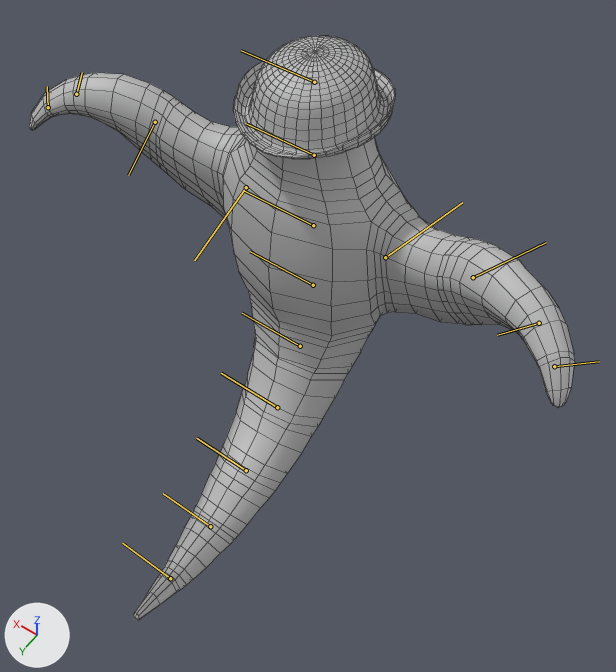
The FBX model Assets/_ParanormalEviction/_Animations/Ghost.fbx as it was, and as the next commit left it.
Camera for both pictures: a camera (50 mm lens) standing at (-0.924, 1.318, 3.046) and looking at (-0.129, 0.206, 1.298). Lighting does not change. The marker at lower left points along +X, +Y and +Z. Both versions are drawn at frame 36 of the action '_movement'; the numbers are the values there. The bones that bend it are drawn over the model as lines. Mesh edges are drawn as thin lines.

Objects in the first picture: 'Ghost'.
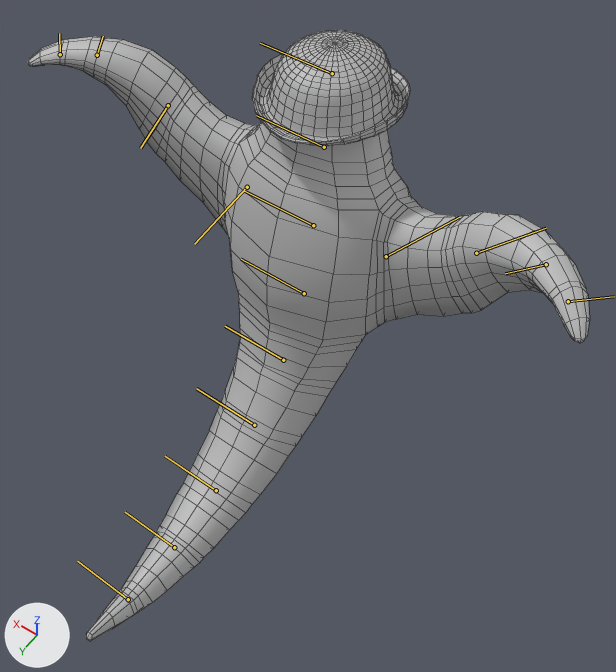
Pixel boxes [x1, y1, x2, y2] of what changed, in the pictures (616 x 672 px):
'Ghost', posed
    before: [29, 36, 575, 620]
    after: [28, 30, 590, 641]
bone 'Hat', root to tip
    before: (314, 82) to (241, 50)
    after: (332, 73) to (260, 43)
bone 'Sholder_L', root to tip
    before: (385, 257) to (462, 202)
    after: (386, 256) to (459, 217)
bone 'Elbow_L', root to tip
    before: (473, 277) to (546, 242)
    after: (476, 253) to (546, 228)
bone 'Hand_L', root to tip
    before: (554, 366) to (599, 361)
    after: (568, 301) to (614, 296)
bone 'Sholder_R', root to tip
    before: (246, 187) to (194, 260)
    after: (247, 187) to (194, 244)
bone 'Elbow_R', root to tip
    before: (155, 122) to (128, 175)
    after: (168, 105) to (140, 148)
bone 'Wrist_R', root to tip
    before: (76, 94) to (82, 72)
    after: (97, 55) to (103, 36)
bone 'Hand_R', root to tip
    before: (48, 107) to (47, 86)
    after: (60, 54) to (59, 33)

What changed in the scene script:
```text
Change bone_center:
    where bone_center = bpy.data.objects['Ghost_Base'].pose.bones['Center']
    bone_center.rotation_quaternion: (1.0, 0.0, 0.0, 0.0) -> (0.996, 0.0, 0.092, 0.0)  # degrees (0, 0, 0) -> degrees (0, 10, 0)
Change bone_hat:
    where bone_hat = bpy.data.objects['Ghost_Base'].pose.bones['Hat']  # child of 'Neck'
    bone_hat.location: (0.0, 0.0, 0.0) -> (1.3, 0.0, -0.8)
    bone_hat.rotation_quaternion: (1.0, 0.0, 0.0, 0.0) -> (0.998, 0.0, -0.061, 0.0)  # degrees (0, 0, 0) -> degrees (0, -7, 0)
Change bone_sholder_l:
    where bone_sholder_l = bpy.data.objects['Ghost_Base'].pose.bones['Sholder_L']  # child of 'Center'
    bone_sholder_l.rotation_quaternion: (0.995, -0.047, 0.0, -0.09) -> (0.993, -0.053, -0.061, -0.087)  # degrees (-5, 0, -10) -> degrees (-5, -8, -10)
Change bone_elbow_l:
    where bone_elbow_l = bpy.data.objects['Ghost_Base'].pose.bones['Elbow_L']  # child of 'Sholder_L'
    bone_elbow_l.rotation_quaternion: (0.995, -0.027, 0.0, -0.098) -> (0.993, -0.033, -0.061, -0.097)  # degrees (-3, 0, -11) -> degrees (-3, -7, -11)
Change bone_hand_l:
    where bone_hand_l = bpy.data.objects['Ghost_Base'].pose.bones['Hand_L']  # child of 'Wrist_L'
    bone_hand_l.rotation_quaternion: (0.995, 0.046, 0.0, -0.091) -> (0.993, 0.041, -0.061, -0.094)  # degrees (5, 0, -10) -> degrees (5, -7, -11)
Change bone_sholder_r:
    where bone_sholder_r = bpy.data.objects['Ghost_Base'].pose.bones['Sholder_R']  # child of 'Center'
    bone_sholder_r.rotation_quaternion: (0.995, 0.049, 0.0, 0.092) -> (0.993, 0.054, -0.061, 0.089)  # degrees (6, -1, 11) -> degrees (6, -8, 10)
Change bone_elbow_r:
    where bone_elbow_r = bpy.data.objects['Ghost_Base'].pose.bones['Elbow_R']  # child of 'Sholder_R'
    bone_elbow_r.rotation_quaternion: (0.995, 0.028, 0.0, 0.101) -> (0.993, 0.034, -0.061, 0.099)  # degrees (3, 0, 12) -> degrees (3, -7, 11)
Change bone_wrist_r:
    where bone_wrist_r = bpy.data.objects['Ghost_Base'].pose.bones['Wrist_R']  # child of 'Elbow_R'
    bone_wrist_r.rotation_quaternion: (0.995, -0.047, 0.0, -0.093) -> (0.993, -0.041, 0.061, -0.096)  # degrees (-5, 0, -11) -> degrees (-5, 7, -11)
Change bone_hand_r:
    where bone_hand_r = bpy.data.objects['Ghost_Base'].pose.bones['Hand_R']  # child of 'Wrist_R'
    bone_hand_r.rotation_quaternion: (0.995, -0.046, 0.0, -0.094) -> (0.993, -0.04, 0.062, -0.096)  # degrees (-5, 0, -11) -> degrees (-5, 7, -11)
```
